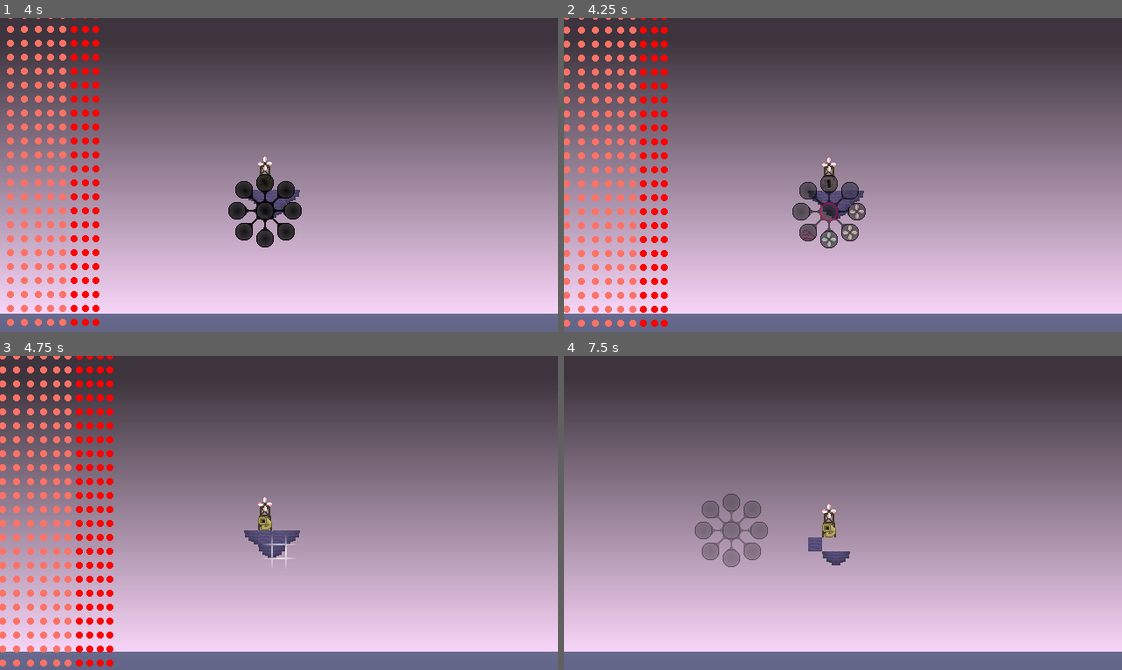
Above: before the commit, frames 1-4 (two rows, left to right).
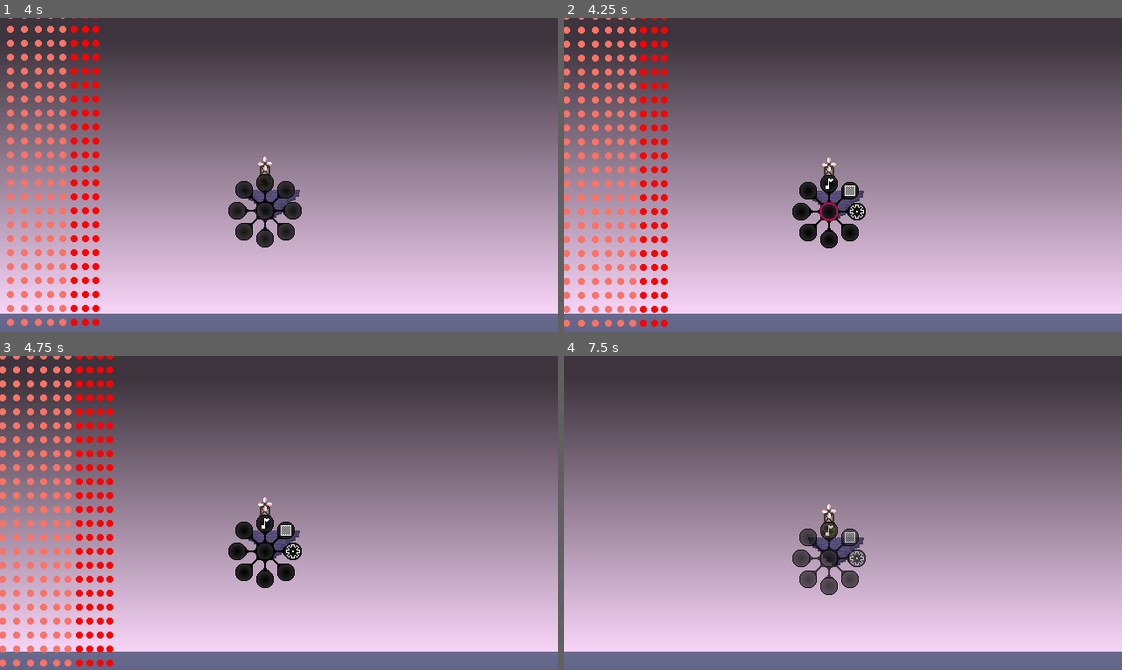
Above: after the commit, the same moments.

Repository: brandonkilpatrick059/dronescape
Game: Godot game, scene res://scenes/grid_sandbox.tscn
Two runs of this game, one before a commit and one after it. Both use one fixed random seed, a clock stepped at 60 frames per second and the inputs below.
Inputs (mouse positions are in pixels of both pictures, inside the frame that each line leads up to):
- Up to frame 1 (4 s): move the mouse to (267, 200) at 0.52 s; click (267, 200) at 0.6 s; tap Enter at 1.25 s; move the mouse to (251, 200) at 1.27 s; tap Space (dev_1) at 1.35 s; click (251, 200) at 1.55 s; move the mouse to (279, 196) at 2.02 s; click (279, 196) at 2.1 s; move the mouse to (290, 196) at 2.77 s; right-click (290, 196) at 2.85 s; click (290, 196) at 3.05 s; move the mouse to (267, 209) at 3.52 s; tap Middle mouse button (third_action) at 3.6 s; click (267, 209) at 3.8 s
- Up to frame 2 (4.25 s): no input
- Up to frame 3 (4.75 s): move the mouse to (279, 550) at 4.27 s; click (279, 550) at 4.35 s
- Up to frame 4 (7.5 s): move the mouse to (831, 538) at 5.02 s; tap Space (dev_1) at 5.1 s; click (831, 538) at 5.3 s; move the mouse to (843, 541) at 5.77 s; click (843, 541) at 5.85 s; move the mouse to (854, 541) at 6.52 s; hold Right mouse button (second_action) 6.53-7.28 s; click (854, 541) at 6.8 s; move the mouse to (731, 528) at 7.27 s; tap Middle mouse button (third_action) at 7.35 s

Frame 1 is identical in both runs. In frame 2, 1.4% of the frame differs, in the area x 40-55%, y 50-74%; in frame 3, 1.5%; in frame 4, 3.1%, in the area x 23-55%, y 43-77%.
Error before the commit: Attempt to call function 'instantiate' in base 'null instance' on a null instance. (res://scripts/cursor.gd:53)

Commit message:
added picker tabs

Diff:
--- a/interface/picker/picker_circle.tscn
+++ b/interface/picker/picker_circle.tscn
@@ -1,14 +1,9 @@
-[gd_scene load_steps=10 format=3 uid="uid://5g0h50u7kjhn"]
+[gd_scene load_steps=5 format=3 uid="uid://5g0h50u7kjhn"]
 
 [ext_resource type="Texture2D" uid="uid://crtw4wgof37lk" path="res://sprites/interface/picker_circle.png" id="1_2cciy"]
 [ext_resource type="Script" uid="uid://b137ktfgvedwb" path="res://scripts/picker_circle.gd" id="1_yql5p"]
 [ext_resource type="PackedScene" uid="uid://deiwk01jhatgw" path="res://interface/picker/picker_bubble.tscn" id="3_yql5p"]
-[ext_resource type="PackedScene" uid="uid://ovqo2g168soa" path="res://interface/picker/picker_items/picker_item_purple_brick.tscn" id="4_tt1gk"]
-[ext_resource type="PackedScene" uid="uid://cvb73mxosh43m" path="res://interface/picker/picker_items/picker_item_purple_stone.tscn" id="5_1u0t2"]
-[ext_resource type="PackedScene" uid="uid://dsny6almr1dj5" path="res://interface/picker/picker_items/picker_item_warm_vox_root.tscn" id="6_1u0t2"]
-[ext_resource type="PackedScene" uid="uid://c46w710bxb65v" path="res://interface/picker/picker_items/picker_item_warm_vox_root_above.tscn" id="7_at04c"]
-[ext_resource type="PackedScene" uid="uid://8iaq1fk057go" path="res://interface/picker/picker_items/picker_item_warm_vox_fourth.tscn" id="8_vk21u"]
-[ext_resource type="PackedScene" uid="uid://xy2wugi2asd3" path="res://interface/picker/picker_items/picker_item_frog_machine.tscn" id="9_laoqe"]
+[ext_resource type="PackedScene" uid="uid://dro861wwj4abf" path="res://interface/picker/picker_web.tscn" id="4_8fbly"]
 
 [node name="PickerCircle" type="Node2D" groups=["picker_circle"]]
 z_index = 2
@@ -47,14 +42,5 @@
 
 [node name="display_items" type="Node2D" parent="."]
 
-[node name="PickerItemPurpleBrick" parent="display_items" instance=ExtResource("4_tt1gk")]
-
-[node name="PickerItemPurpleStone" parent="display_items" instance=ExtResource("5_1u0t2")]
-
-[node name="PickerItemWarmVoxRoot" parent="display_items" instance=ExtResource("6_1u0t2")]
-
-[node name="PickerItemWarmVoxRootAbove" parent="display_items" instance=ExtResource("7_at04c")]
-
-[node name="PickerItemWarmVoxFourth" parent="display_items" instance=ExtResource("8_vk21u")]
-
-[node name="PickerItemFrogMachine" parent="display_items" instance=ExtResource("9_laoqe")]
+[node name="PickerWeb" parent="." instance=ExtResource("4_8fbly")]
+visible = false
--- /dev/null
+++ b/interface/picker/picker_items/picker_item_chime_tab.tscn
@@ -0,0 +1,9 @@
+[gd_scene load_steps=2 format=3 uid="uid://u4wcf1073qs1"]
+
+[ext_resource type="Script" uid="uid://fygslmd34n2c" path="res://scripts/picker_item.gd" id="1_ebf1j"]
+
+[node name="PickerItemChimeTab" type="Node2D"]
+script = ExtResource("1_ebf1j")
+display_sprite_frames = "res://sprites/interface/tabs.tres"
+display_animation = "chime"
+tab_path = "picker_chime"
--- /dev/null
+++ b/interface/picker/picker_items/picker_item_machine_tab.tscn
@@ -0,0 +1,9 @@
+[gd_scene load_steps=2 format=3 uid="uid://c622pu0kj1wv2"]
+
+[ext_resource type="Script" uid="uid://fygslmd34n2c" path="res://scripts/picker_item.gd" id="1_i5hy7"]
+
+[node name="PickerItemMachineTab" type="Node2D"]
+script = ExtResource("1_i5hy7")
+display_sprite_frames = "res://sprites/interface/tabs.tres"
+display_animation = "machine"
+tab_path = "picker_machine"
--- /dev/null
+++ b/interface/picker/picker_items/picker_item_stone_tab.tscn
@@ -0,0 +1,9 @@
+[gd_scene load_steps=2 format=3 uid="uid://dk6kqvhkl2l1n"]
+
+[ext_resource type="Script" uid="uid://fygslmd34n2c" path="res://scripts/picker_item.gd" id="1_ykrev"]
+
+[node name="PickerItemStoneTab" type="Node2D"]
+script = ExtResource("1_ykrev")
+display_sprite_frames = "res://sprites/interface/tabs.tres"
+display_animation = "stone"
+tab_path = "picker_stone"
--- /dev/null
+++ b/interface/picker/picker_web.tscn
@@ -0,0 +1,57 @@
+[gd_scene load_steps=12 format=3 uid="uid://dro861wwj4abf"]
+
+[ext_resource type="Script" uid="uid://bdec8x55j6u7g" path="res://scripts/picker_web.gd" id="1_gb7f4"]
+[ext_resource type="PackedScene" uid="uid://dveffq21xw1mh" path="res://interface/picker/picker_web_node.tscn" id="1_ilne7"]
+[ext_resource type="PackedScene" uid="uid://ovqo2g168soa" path="res://interface/picker/picker_items/picker_item_purple_brick.tscn" id="2_gb7f4"]
+[ext_resource type="PackedScene" uid="uid://u4wcf1073qs1" path="res://interface/picker/picker_items/picker_item_chime_tab.tscn" id="3_8d2d4"]
+[ext_resource type="PackedScene" uid="uid://cvb73mxosh43m" path="res://interface/picker/picker_items/picker_item_purple_stone.tscn" id="3_dquct"]
+[ext_resource type="PackedScene" uid="uid://dk6kqvhkl2l1n" path="res://interface/picker/picker_items/picker_item_stone_tab.tscn" id="4_eeast"]
+[ext_resource type="PackedScene" uid="uid://dsny6almr1dj5" path="res://interface/picker/picker_items/picker_item_warm_vox_root.tscn" id="4_owebj"]
+[ext_resource type="PackedScene" uid="uid://8iaq1fk057go" path="res://interface/picker/picker_items/picker_item_warm_vox_fourth.tscn" id="5_8d2d4"]
+[ext_resource type="PackedScene" uid="uid://c622pu0kj1wv2" path="res://interface/picker/picker_items/picker_item_machine_tab.tscn" id="5_m43hu"]
+[ext_resource type="PackedScene" uid="uid://c46w710bxb65v" path="res://interface/picker/picker_items/picker_item_warm_vox_root_above.tscn" id="6_eeast"]
+[ext_resource type="PackedScene" uid="uid://xy2wugi2asd3" path="res://interface/picker/picker_items/picker_item_frog_machine.tscn" id="7_m43hu"]
+
+[node name="PickerWeb" type="Node2D"]
+script = ExtResource("1_gb7f4")
+
+[node name="central_circle" parent="." groups=["picker_center"] instance=ExtResource("1_ilne7")]
+prev_web_node = ""
+
+[node name="display_items" type="Node2D" parent="central_circle"]
+
+[node name="PickerItemChimeTab" parent="central_circle/display_items" instance=ExtResource("3_8d2d4")]
+
+[node name="PickerItemStoneTab" parent="central_circle/display_items" instance=ExtResource("4_eeast")]
+
+[node name="PickerItemMachineTab" parent="central_circle/display_items" instance=ExtResource("5_m43hu")]
+
+[node name="stone_circle" parent="." groups=["picker_stone"] instance=ExtResource("1_ilne7")]
+position = Vector2(120, -108)
+prev_web_node = "picker_center"
+
+[node name="display_items" type="Node2D" parent="stone_circle"]
+
+[node name="PickerItemPurpleBrick" parent="stone_circle/display_items" instance=ExtResource("2_gb7f4")]
+
+[node name="PickerItemPurpleStone" parent="stone_circle/display_items" instance=ExtResource("3_dquct")]
+
+[node name="chime_circle" parent="." groups=["picker_chime"] instance=ExtResource("1_ilne7")]
+position = Vector2(2, -144)
+prev_web_node = "picker_center"
+
+[node name="display_items" type="Node2D" parent="chime_circle"]
+
+[node name="PickerItemWarmVoxRoot" parent="chime_circle/display_items" instance=ExtResource("4_owebj")]
+
+[node name="PickerItemWarmVoxRootAbove" parent="chime_circle/display_items" instance=ExtResource("6_eeast")]
+
+[node name="PickerItemWarmVoxFourth" parent="chime_circle/display_items" instance=ExtResource("5_8d2d4")]
+
+[node name="machine_circle" parent="." groups=["picker_machine"] instance=ExtResource("1_ilne7")]
+position = Vector2(162, 2)
+prev_web_node = "picker_center"
+
+[node name="display_items" type="Node2D" parent="machine_circle"]
+
+[node name="PickerItemFrogMachine" parent="machine_circle/display_items" instance=ExtResource("7_m43hu")]
--- /dev/null
+++ b/interface/picker/picker_web_node.tscn
@@ -0,0 +1,41 @@
+[gd_scene load_steps=4 format=3 uid="uid://dveffq21xw1mh"]
+
+[ext_resource type="Script" uid="uid://ca1frxf5ca5ku" path="res://scripts/picker_web_node.gd" id="1_p5no0"]
+[ext_resource type="Texture2D" uid="uid://crtw4wgof37lk" path="res://sprites/interface/picker_circle.png" id="2_nrb80"]
+[ext_resource type="PackedScene" uid="uid://deiwk01jhatgw" path="res://interface/picker/picker_bubble.tscn" id="3_3ke6i"]
+
+[node name="PickerWebNode" type="Node2D"]
+z_index = 2
+script = ExtResource("1_p5no0")
+prev_web_node = null
+
+[node name="structure" type="Sprite2D" parent="."]
+texture = ExtResource("2_nrb80")
+
+[node name="AudioStreamPlayer" type="AudioStreamPlayer" parent="."]
+
+[node name="PickerBubble" parent="." instance=ExtResource("3_3ke6i")]
+
+[node name="PickerBubble2" parent="." instance=ExtResource("3_3ke6i")]
+position = Vector2(0, -32)
+
+[node name="PickerBubble3" parent="." instance=ExtResource("3_3ke6i")]
+position = Vector2(24, -24)
+
+[node name="PickerBubble4" parent="." instance=ExtResource("3_3ke6i")]
+position = Vector2(32, 0)
+
+[node name="PickerBubble5" parent="." instance=ExtResource("3_3ke6i")]
+position = Vector2(24, 24)
+
+[node name="PickerBubble6" parent="." instance=ExtResource("3_3ke6i")]
+position = Vector2(0, 32)
+
+[node name="PickerBubble7" parent="." instance=ExtResource("3_3ke6i")]
+position = Vector2(-24, 24)
+
+[node name="PickerBubble8" parent="." instance=ExtResource("3_3ke6i")]
+position = Vector2(-32, 0)
+
+[node name="PickerBubble9" parent="." instance=ExtResource("3_3ke6i")]
+position = Vector2(-24, -24)
--- a/scripts/chime.gd
+++ b/scripts/chime.gd
@@ -11,7 +11,7 @@
 @export var attack : float = 0.5
 
 var activation_level : float = 0.0 #is 0.0 to 1.0
-static var zero_volume : float = -60
+static var zero_volume : float = -80
 var max_volume : float = -6.0
 var volume_set_point : float = 0.0
 
--- a/scripts/cursor.gd
+++ b/scripts/cursor.gd
@@ -7,6 +7,8 @@
 var active : bool = true
 
 var create_grid_entity_path : String = "res://entities/stones/purple_stone.tscn"
+
+var current_picker_node : Picker_Item = null
 
 func handle_input():
 	if(Input.is_action_just_pressed("main_action")):
@@ -22,6 +24,9 @@
 func play_stream(stream_path : String):
 	audio_player.stream = load(stream_path)
 	audio_player.play()
+
+func get_picker_node() -> Picker_Item:
+	return current_picker_node
 
 func create_picker():
 	var num_pickers : int = get_tree().get_nodes_in_group("picker_circle").size()
--- a/scripts/picker_bubble.gd
+++ b/scripts/picker_bubble.gd
@@ -1,3 +1,4 @@
+@tool
 class_name  Picker_Bubble extends Node2D
 
 @onready var animated_sprite : AnimatedSprite2D = $AnimatedSprite2D
@@ -12,7 +13,10 @@
 var expanded = false
 var retracted = true
 
+var return_tab : bool = false
+
 var grid_entity_path : String = ""
+var tab_path : String = ""
 
 func _ready() -> void:
 	retracted = true
@@ -21,12 +25,23 @@
 func handle_input():
 	if(Input.is_action_just_pressed("main_action")):
 		if(mouse_over):
-			audio_player.stream = load("res://audio/interface/click.ogg")
-			audio_player.play()
-			var cursor : Cursor = get_tree().get_first_node_in_group("cursor")
-			cursor.set_create_grid_entity_path(grid_entity_path)
-			var picker_circle : Picker_Circle = get_tree().get_first_node_in_group("picker_circle")
-			picker_circle.disappear()
+			if(return_tab):
+				var picker_circle : Picker_Circle = get_tree().get_first_node_in_group("picker_circle")
+				picker_circle.location_to_prev()
+				audio_player.stream = load("res://audio/interface/click.ogg")
+				audio_player.play()
+			elif(grid_entity_path != ""):
+				audio_player.stream = load("res://audio/interface/click.ogg")
+				audio_player.play()
+				var cursor : Cursor = get_tree().get_first_node_in_group("cursor")
+				cursor.set_create_grid_entity_path(grid_entity_path)
+				var picker_circle : Picker_Circle = get_tree().get_first_node_in_group("picker_circle")
+				picker_circle.disappear()
+			elif(tab_path != ""):
+				audio_player.stream = load("res://audio/interface/click.ogg")
+				audio_player.play()
+				var picker_circle : Picker_Circle = get_tree().get_first_node_in_group("picker_circle")
+				picker_circle.set_web_location(tab_path)
 
 func handle_animation():
 	if(active):
@@ -58,6 +73,12 @@
 	display.sprite_frames = load(animation_path)
 	display.play(animation)
 
+func clear_display():
+	grid_entity_path = ""
+	tab_path = ""
+	return_tab = false
+	display.sprite_frames = null
+
 func set_active():
 	active = true
 
@@ -70,12 +91,22 @@
 func get_grid_entity_path() -> String:
 	return grid_entity_path
 
+func set_tab_path(path : String):
+	tab_path = path
+
 func _physics_process(delta: float) -> void:
-	handle_animation()
-	handle_input()
+	if(!Engine.is_editor_hint()):
+		handle_animation()
+		handle_input()
 
 func _on_area_2d_mouse_entered() -> void:
 	mouse_over = true
 
 func _on_area_2d_mouse_exited() -> void:
 	mouse_over = false
+
+func set_return_tab(set_val : bool):
+	clear_display()
+	return_tab = set_val
+	if(return_tab):
+		set_display("res://sprites/interface/tabs.tres","return")
--- a/scripts/picker_circle.gd
+++ b/scripts/picker_circle.gd
@@ -5,6 +5,8 @@
 @onready var audio_player : AudioStreamPlayer = $AudioStreamPlayer
 
 @onready var display_items : Node = $display_items
+@onready var picker_web : Picker_Web = $PickerWeb
+var web_location = "picker_center"
 
 @onready var bubble_0 = $PickerBubble
 @onready var bubble_1 = $PickerBubble2
@@ -64,7 +66,12 @@
 	deactivate_bubbles()
 
 func update_display_items():
-	var items : Array[Node] = display_items.get_children()
+	for bubble : Picker_Bubble in picker_bubbles:
+		if(bubble != bubble_0):
+			bubble.clear_display()
+
+	var web_node : Picker_Web_Node = get_tree().get_first_node_in_group(web_location)
+	var items : Array[Node] = web_node.get_display_items()
 	var index = 1
 	for item : Picker_Item in items:
 		if(index < picker_bubbles.size()):
@@ -72,9 +79,27 @@
 			var anim_path = item.get_display_sprite_frames()
 			var anim_name = item.get_display_animation()
 			var entity_path = item.get_item_path()
+			var tab_path = item.get_tab_path()
 			bubble.set_display(anim_path,anim_name)
 			bubble.set_grid_entity_path(entity_path)
+			bubble.set_tab_path(tab_path)
 			index = index + 1
+
+func set_web_location(location : String):
+	web_location = location
+	var web_node : Picker_Web_Node = get_tree().get_first_node_in_group(web_location)
+	if(web_node.get_prev_web_location() != ""):
+		bubble_0.set_return_tab(true)
+	else:
+		bubble_0.set_return_tab(false)
+		#TODO: current placement item in bubble_0 of center circle
+	update_display_items()
+
+func location_to_prev():
+	var web_node : Picker_Web_Node = get_tree().get_first_node_in_group(web_location)
+	var prev_location = web_node.get_prev_web_location()
+	if(prev_location != ""):
+		set_web_location(prev_location)
 
 func _physics_process(delta: float) -> void:
 	handle_input()
--- a/scripts/picker_item.gd
+++ b/scripts/picker_item.gd
@@ -1,8 +1,10 @@
+@tool
 class_name Picker_Item extends Node2D
 
 @export var display_sprite_frames : String = ""
 @export var display_animation : String = ""
 @export var item_path : String = ""
+@export var tab_path : String = ""
 
 func get_display_sprite_frames() -> String:
 	return display_sprite_frames
@@ -12,3 +14,6 @@
 
 func get_item_path() -> String:
 	return item_path
+
+func get_tab_path() -> String:
+	return tab_path
--- /dev/null
+++ b/scripts/picker_web.gd
@@ -0,0 +1,4 @@
+class_name Picker_Web extends Node2D
+
+func _ready() -> void:
+	visible = false
--- /dev/null
+++ b/scripts/picker_web_node.gd
@@ -0,0 +1,46 @@
+@tool
+class_name Picker_Web_Node extends Node2D
+
+@onready var display_items : Node = $display_items
+#@onready var center_item : Node = $center_item
+
+@onready var bubble_0 = $PickerBubble
+@onready var bubble_1 = $PickerBubble2
+@onready var bubble_2 = $PickerBubble3
+@onready var bubble_3 = $PickerBubble4
+@onready var bubble_4 = $PickerBubble5
+@onready var bubble_5 = $PickerBubble6
+@onready var bubble_6 = $PickerBubble7
+@onready var bubble_7 = $PickerBubble8
+@onready var bubble_8 = $PickerBubble9
+var picker_bubbles : Array[Node2D]
+
+@export var prev_web_node : String = ""
+
+func _ready() -> void:
+	picker_bubbles = [
+		bubble_0, bubble_1, bubble_2,
+		bubble_3, bubble_4, bubble_5,
+		bubble_6, bubble_7, bubble_8
+	]
+	update_display_items()
+
+func update_display_items():
+	var items : Array[Node] = display_items.get_children()
+	var index = 1
+	for item : Picker_Item in items:
+		if(index < picker_bubbles.size()):
+			var bubble : Picker_Bubble = picker_bubbles[index]
+			var anim_path = item.get_display_sprite_frames()
+			var anim_name = item.get_display_animation()
+			var entity_path = item.get_item_path()
+			bubble.set_display(anim_path,anim_name)
+			bubble.set_grid_entity_path(entity_path)
+			index = index + 1
+
+
+func get_display_items() -> Array[Node]:
+	return display_items.get_children()
+
+func get_prev_web_location() -> String:
+	return prev_web_node
--- /dev/null
+++ b/sprites/interface/tabs.tres
@@ -0,0 +1,57 @@
+[gd_resource type="SpriteFrames" load_steps=9 format=3 uid="uid://dee2d2dxl5vqj"]
+
+[ext_resource type="Texture2D" uid="uid://bmsyl118np2rd" path="res://sprites/interface/tabs/back.png" id="1_822i5"]
+[ext_resource type="Texture2D" uid="uid://cy6spqurwxaub" path="res://sprites/interface/tabs/chime_tab.png" id="1_fdfaa"]
+[ext_resource type="Texture2D" uid="uid://dhu0mce8b6djv" path="res://sprites/interface/tabs/machine_tab.png" id="2_j63e1"]
+[ext_resource type="Texture2D" uid="uid://diupavfvsorwp" path="res://sprites/interface/tabs/stone_tab.png" id="3_822i5"]
+
+[sub_resource type="AtlasTexture" id="AtlasTexture_xjyc6"]
+atlas = ExtResource("1_fdfaa")
+region = Rect2(0, 0, 16, 16)
+
+[sub_resource type="AtlasTexture" id="AtlasTexture_gjgu3"]
+atlas = ExtResource("2_j63e1")
+region = Rect2(0, 0, 16, 16)
+
+[sub_resource type="AtlasTexture" id="AtlasTexture_pyocu"]
+atlas = ExtResource("1_822i5")
+region = Rect2(0, 0, 16, 16)
+
+[sub_resource type="AtlasTexture" id="AtlasTexture_lt5kg"]
+atlas = ExtResource("3_822i5")
+region = Rect2(0, 0, 16, 16)
+
+[resource]
+animations = [{
+"frames": [{
+"duration": 1.0,
+"texture": SubResource("AtlasTexture_xjyc6")
+}],
+"loop": true,
+"name": &"chime",
+"speed": 5.0
+}, {
+"frames": [{
+"duration": 1.0,
+"texture": SubResource("AtlasTexture_gjgu3")
+}],
+"loop": true,
+"name": &"machine",
+"speed": 5.0
+}, {
+"frames": [{
+"duration": 1.0,
+"texture": SubResource("AtlasTexture_pyocu")
+}],
+"loop": true,
+"name": &"return",
+"speed": 5.0
+}, {
+"frames": [{
+"duration": 1.0,
+"texture": SubResource("AtlasTexture_lt5kg")
+}],
+"loop": true,
+"name": &"stone",
+"speed": 5.0
+}]
Not shown, added: scripts/picker_web.gd.uid
Not shown, added: scripts/picker_web_node.gd.uid
Binary file added: sprites/interface/tabs/back.png
Not shown, added: sprites/interface/tabs/back.png.import
Binary file added: sprites/interface/tabs/chime_tab.png
Not shown, added: sprites/interface/tabs/chime_tab.png.import
Binary file added: sprites/interface/tabs/machine_tab.png
Not shown, added: sprites/interface/tabs/machine_tab.png.import
Binary file added: sprites/interface/tabs/stone_tab.png
Not shown, added: sprites/interface/tabs/stone_tab.png.import
